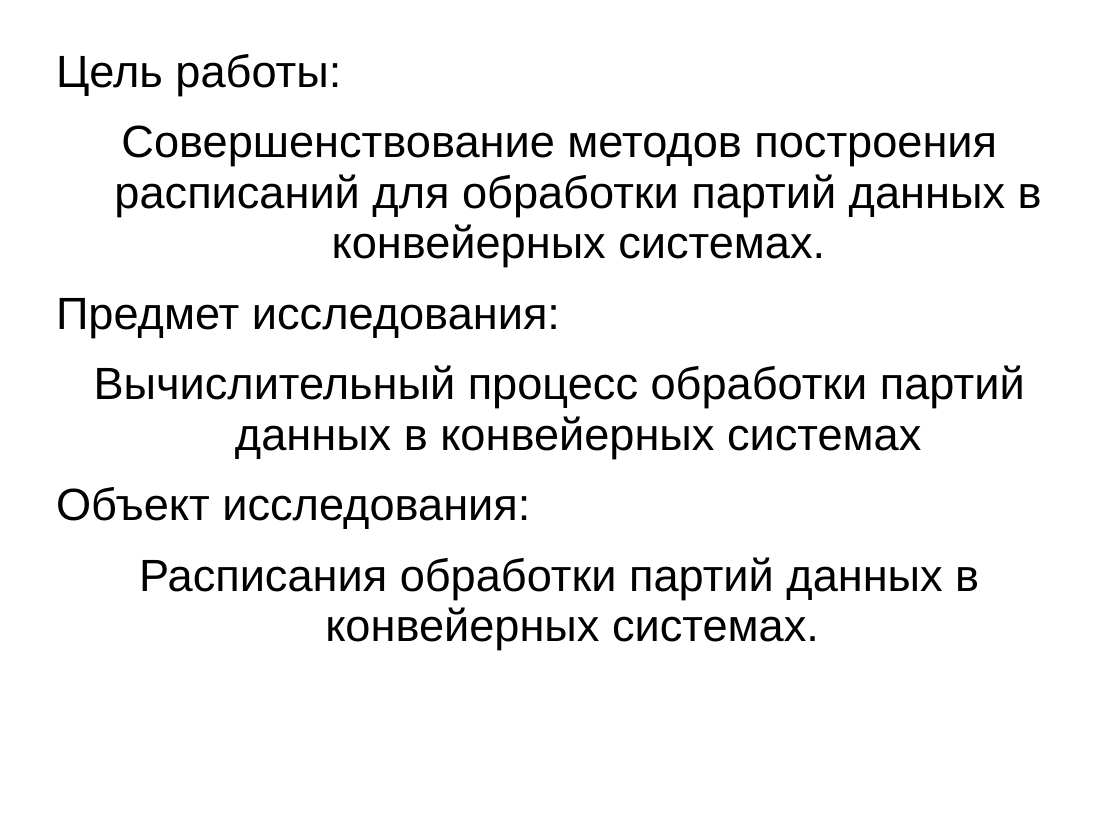
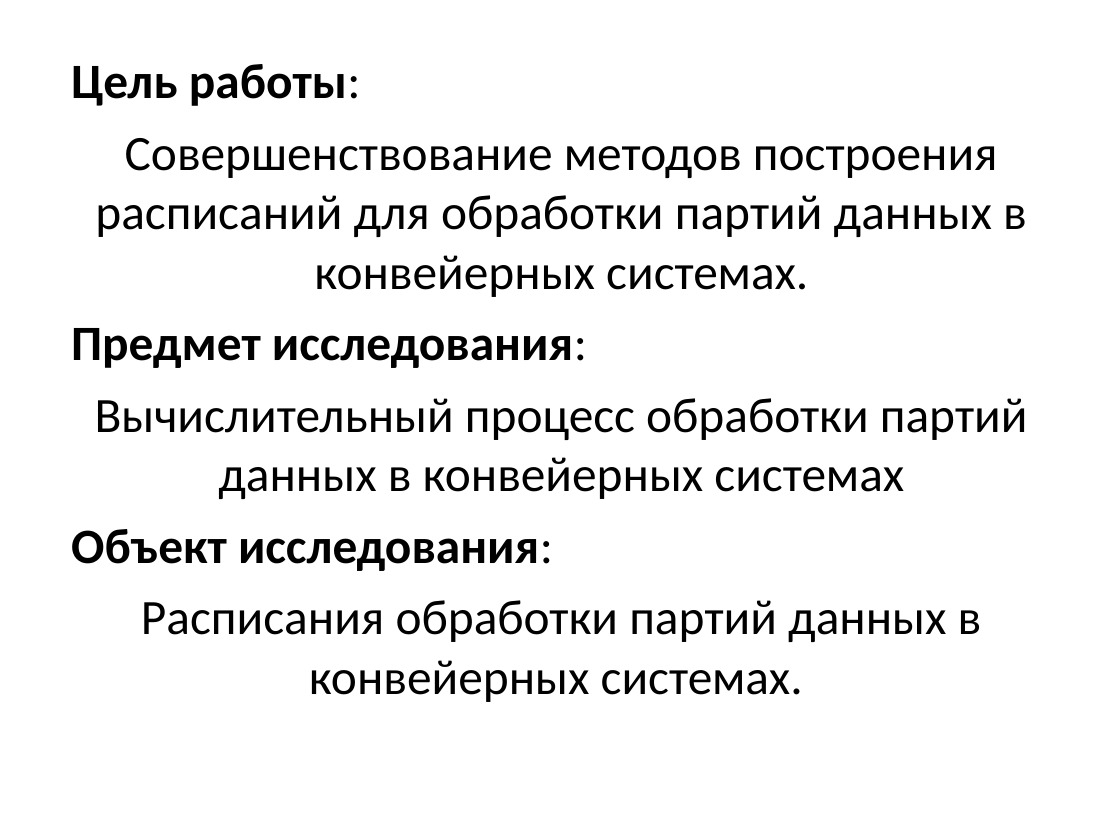
Before and after one commit to sasha2567/diplom, a slide deck: slide 2 of К защите/Саша/В диплом/На защиту.ppt. Drawn at 1120x840 pixels with LibreOffice and Linux fonts; fonts in the diff are those of the drawing. Boxes give left, top, right and bottom in pixels: in the first picture for what was removed or moved away, otherwise in the second. Text is boxed around its words. In the diff, an @@ line names an element or a change of style, - is before the commit and + after.

```diff
--- a/К защите/Саша/В диплом/На защиту.ppt
+++ b/К защите/Саша/В диплом/На защиту.ppt
@@ text "Цель работы:" at [71,64,1028,702]: size 32 to 35 pt, font Arial to Calibri; bold on in "Цель работы:", "Предмет исследования:", "Объект исследования:"; indent changed; line spacing 0.93 to 1; less space between paragraphs @@
```
Also in this commit, not shown: 18 other slides changed, 5 other files.
